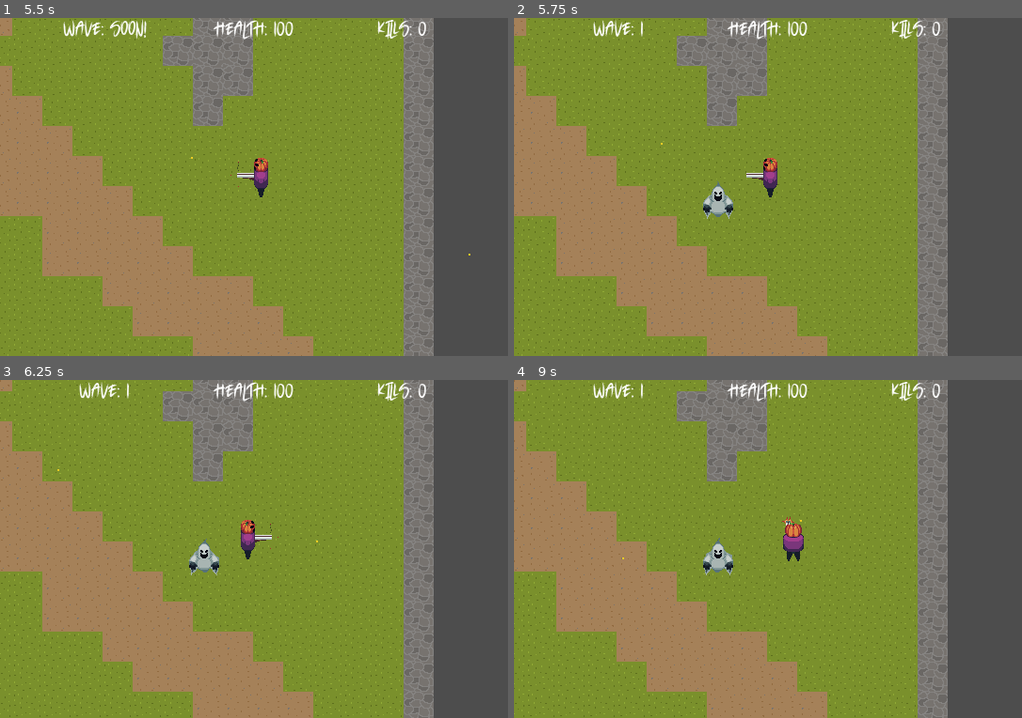
Above: before the commit, frames 1-4 (two rows, left to right).
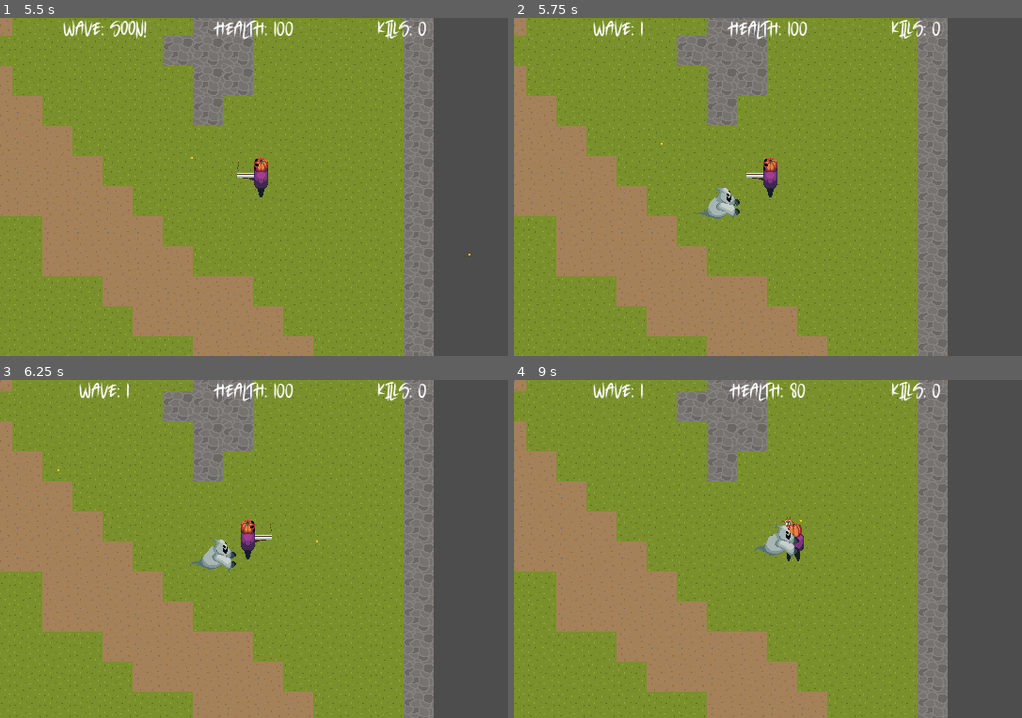
Above: after the commit, the same moments.

Repository: joshuardecker/eternal-harvest
Game: Godot game, scene res://World/world.tscn
Same seed, same stepped clock (60 frames per second), same inputs: the game is played once before the commit and once after it.
Inputs (mouse positions are in pixels of both pictures, inside the frame that each line leads up to):
- Up to frame 1 (5.5 s): click "Start Game" at 0.5 s; tap Enter at 1.25 s; move the mouse to (365, 170) at 1.27 s; hold D (right) 1.28-2.03 s; click (365, 170) at 1.35 s; move the mouse to (152, 203) at 2.02 s; hold S (down) 2.03-2.78 s; click (152, 203) at 2.1 s; move the mouse to (304, 112) at 2.77 s; hold D (right) 2.78-3.53 s; click (304, 112) at 2.85 s; move the mouse to (228, 254) at 3.52 s; hold W (up) 3.53-4.28 s; click (228, 254) at 3.6 s; move the mouse to (406, 237) at 4.27 s; hold A (left) from 4.28 s (still down); click (406, 237) at 4.35 s; move the mouse to (101, 136) at 5.02 s; click (101, 136) at 5.1 s
- Up to frame 2 (5.75 s): keep holding A (left)
- Up to frame 3 (6.25 s): move the mouse to (279, 549) at 5.77 s; release A (left) at 5.78 s; hold S (down) from 5.78 s (still down); click (279, 549) at 5.85 s
- Up to frame 4 (9 s): move the mouse to (691, 464) at 6.52 s; release S (down) at 6.53 s; hold D (right) 6.53-7.28 s; click (691, 464) at 6.6 s; move the mouse to (879, 532) at 7.27 s; hold W (up) 7.28-8.03 s; click (879, 532) at 7.35 s; move the mouse to (666, 565) at 8.02 s; hold D (right) 8.03-8.78 s; click (666, 565) at 8.1 s; move the mouse to (818, 474) at 8.77 s; hold S (down) from 8.78 s (still down); click (818, 474) at 8.85 s

Frame 1 is identical in both runs. In frame 2, 0.4% of the frame differs, in the area x 35-45%, y 48-60%; in frame 3, 0.6%; in frame 4, 1.3%, in the area x 21-58%, y 0-58%.
Error before the commit: Invalid call. Nonexistent function 'get_decision' in base 'Node2D (GhostAI)'. (res://Enemies/ghost.gd:106)

Commit message:
Added much of the core logic for the ai ghost algorithm. Final touches are to come, but the bulk is here

Diff:
--- a/Enemies/ghost_ai.gd
+++ b/Enemies/ghost_ai.gd
@@ -4,6 +4,10 @@
 ## Takes into account a few factors in order to determine what the ghost should
 ## do.
 class_name GhostAI
+
+# Explained what they are used for in log_curve().
+const MAGIC_A: float = 200
+const MAGIC_B: float = 230
 
 # Factors considered to determine the ghosts action:
 # These are to be set by other scripts.
@@ -12,11 +16,14 @@
 var wave_num: int
 var has_already_summoned: bool
 
+# Saved so the ghost AI knows how far the player always is.
+var player: Player
+
 # These values are calculated in the calculate decision func.
 # Not recommended to mess with these values.
-var chase_player_weight: int
-var attack_player_weight: int
-var summon_allie_weight: int
+var chase_player_weight: int = 5
+var attack_player_weight: int = 1
+var summon_allie_weight: int = 1
 
 # The possible actions the ghost can take according to this engine.
 enum decision {
@@ -25,23 +32,59 @@
 	SUMMON_ALLIE
 }
 
-# Used to calculate the weight of factors that grow linearly.
-# Example, the chance of chasing the player increases linearly
-# the farther they are.
-func linear_curve():
-	pass
+# The last decision made by the calculate func.
+# Defaults is to just chase the player because thats a safe bet.
+var last_decision: decision = decision.CHASE_PLAYER
 
-# Used to calculate logrithmic weights.
-# Example, the chance of a ghost summoning an allie grows logrithmically
-# the farther the player is.
-# If the player is pretty far, the linear curve will give a larger chance
-# of the ghost going to the player. But once closer, the logrithmic curve
-# will give the ghost a more likely opportunity to summon an allie than just
-# chasing the player.
-func log_curve():
-	pass
+func _ready():
+	# Get the player from the scene and handle if the player doesnt exist
+	# for some reason.
+	player = get_tree().get_first_node_in_group("Player")
 
-# Assumes that the considered factors values have been set already.
-func calculate_decision() -> int:
-	# TODO: write this algorithm
-	return decision.CHASE_PLAYER
+	if not Player:
+		push_error("Ghost AI engine could not find the player!")
+
+# Every pixel that the ghost is from the player is 1 weight towards the
+# ghost going after the player. So if the ghost is 1 pixel away, not very likely
+# that it will try to chase the player. But if the ghost is 500 pixels away,
+# the 500 weight means it is very likely to chace the player.
+func linear_curve(x: float) -> int:
+	return floori(x)
+
+# This curve is used to determine the weight of summoning an allie.
+# Its easier to visualize, so I recommend plugging in this log into
+# something like desmos. Basically, a log with these values is used
+# because the chance of summoning an allie is 0 until the ghost
+# is MAGIC_A pixels away from the player. Then it grows quickly and is the
+# highest value curve, making this action the most likely one to occur.
+# However, if the ghost is too far, the linear curve is larger, and therefore
+# means the ghost will chase the player to get closer before it spawns an allie.
+func log_curve(x: float) -> int:
+	return floori(log(x - MAGIC_A) + MAGIC_B)
+
+# Calculates a new decision on what the ghost should do.
+func calculate_decision():
+	# Gets the player distance at this very moment.
+	player_distance = global_position.distance_to(player.global_position)
+
+	# Details already explained above these funcs.
+	chase_player_weight = linear_curve(player_distance)
+	summon_allie_weight = log_curve(player_distance)
+
+	# The weight of the ghost attacking the player is just the attack range in
+	# pixels. So if the attack range is greater than the distance from the
+	# player, aka the ghost can hit the player, this is the most likely thing
+	# to occur.
+	attack_player_weight = floori(attack_range)
+
+	# Compare the weights, and highest one is chosen as the winner.
+	if chase_player_weight >= attack_player_weight && chase_player_weight >= summon_allie_weight:
+		last_decision = decision.CHASE_PLAYER
+	elif attack_player_weight > chase_player_weight && attack_player_weight > summon_allie_weight:
+		last_decision = decision.ATTACK_PLAYER
+	else:
+		last_decision = decision.SUMMON_ALLIE
+
+# Repeats what the last decision was, no new decision.
+func get_decision() -> int:
+	return last_decision
